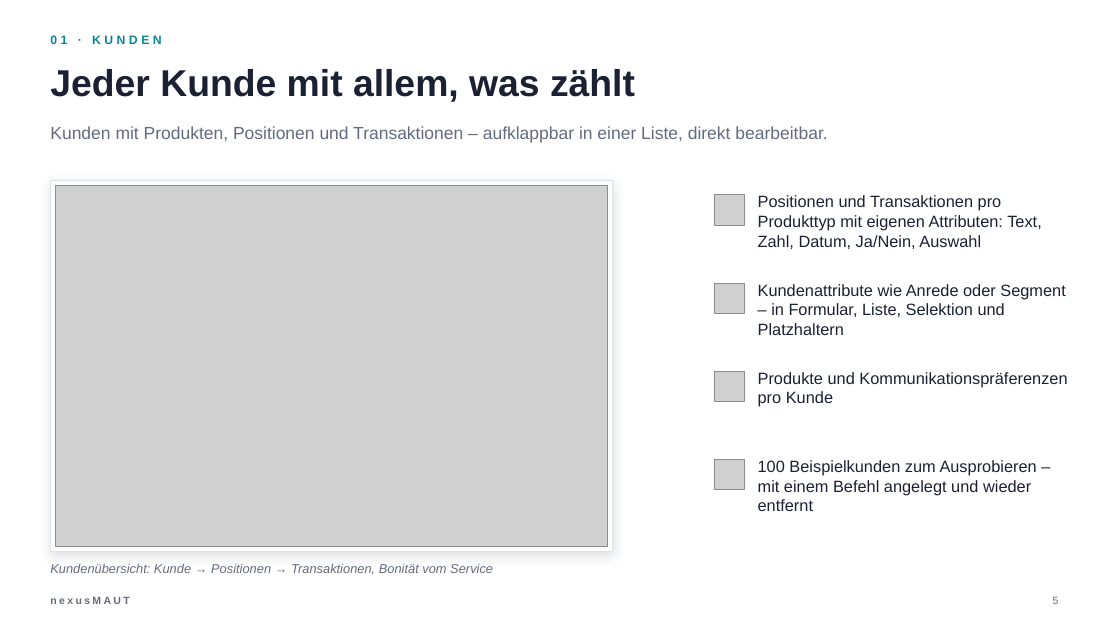
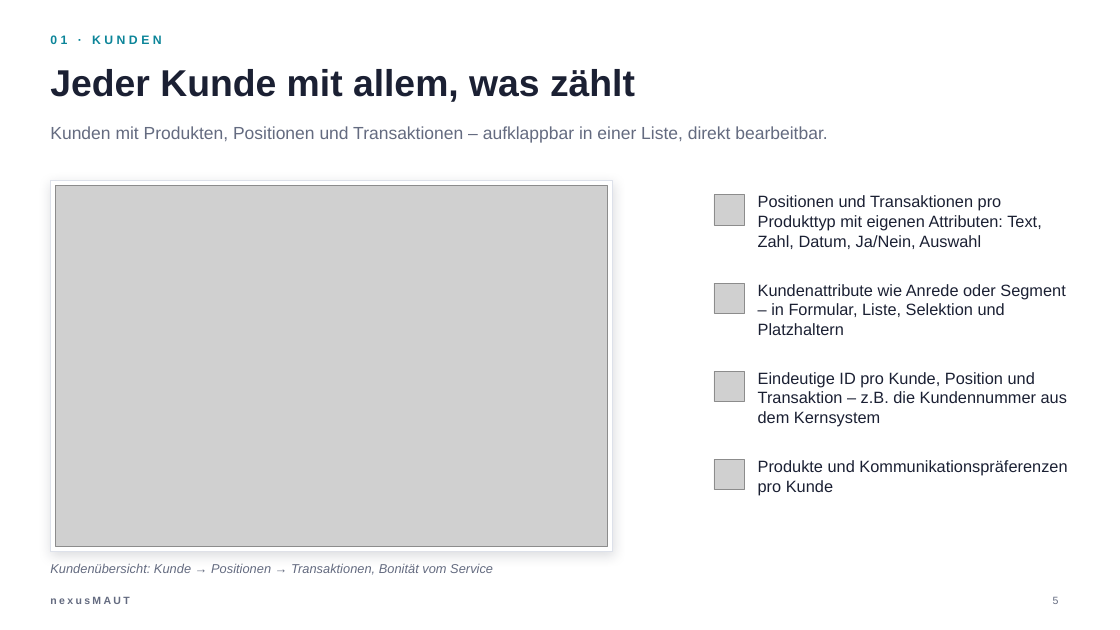
Before and after one commit to horstwurm/nexusMAUT, a slide deck: slide 5 of nexusMAUT-Uebersicht.pptx. Drawn at 1120x630 pixels with LibreOffice and Linux fonts; fonts in the diff are those of the drawing; grey boxes stand for pictures. Boxes give left, top, right and bottom in pixels: in the first picture for what was removed or moved away, otherwise in the second. Text is boxed around its words. In the diff, an @@ line names an element or a change of style, - is before the commit and + after.

```diff
--- a/nexusMAUT-Uebersicht.pptx
+++ b/nexusMAUT-Uebersicht.pptx
@@ text added at <box>758,372,1067,427</box>, 14 pt, text #1B2033 @@
+Eindeutige ID pro Kunde, Position und Transaktion – z.B. die Kundennummer aus dem Kernsystem
@@ text "Produkte und Kommunikationspräferenzen pro Kunde": place and size @@
-text "Produkte und Kommunikationspräferenzen pro Kunde" at <box>758,372,1067,407</box>
+text "Produkte und Kommunikationspräferenzen pro Kunde" at <box>758,460,1067,495</box>
@@ text removed at <box>758,460,1037,511</box> @@
-100 Beispielkunden zum Ausprobieren – mit einem Befehl angelegt und wieder entfernt
```
Also in this commit, not shown: 8 other slides changed, 2 slides added, 58 other files.
